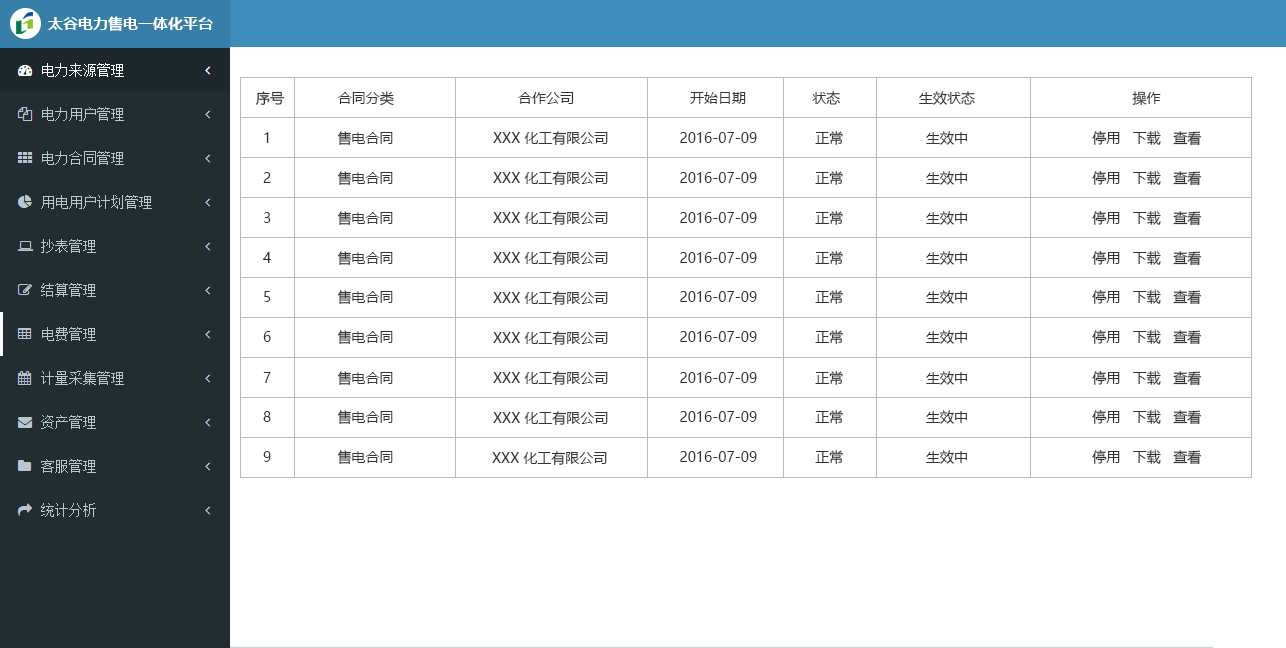
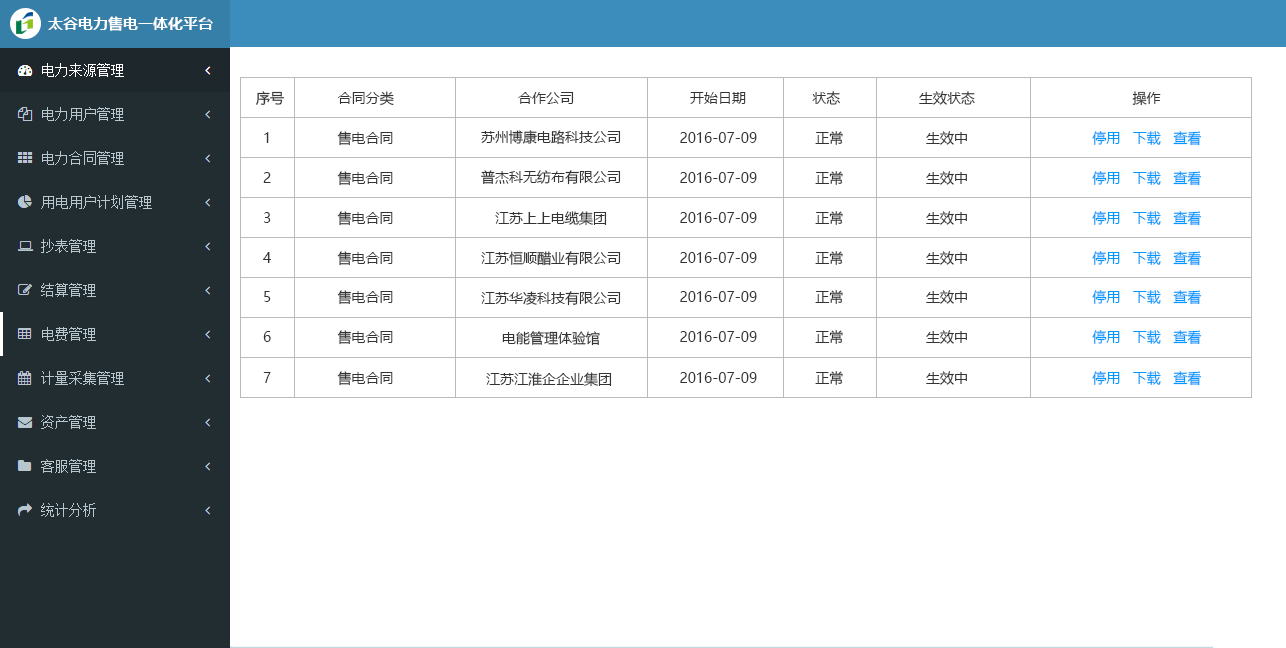
Layer changes from the first 1286x648 image to the second:
removed layer "9 售电合同" from group "wenzi" over bbox(263, 450, 1202, 465)
removed layer "8 售电合同" from group "wenzi" over bbox(263, 410, 1202, 425)
added group "公司名称" with 7 layers in group "wenzi" over bbox(481, 130, 621, 387)
added layer "江苏江淮企企业集团" in group "公司名称" over bbox(486, 372, 612, 387)
added layer "江苏华凌科技有限公司" in group "公司名称" over bbox(481, 291, 621, 306)
added layer "江苏恒顺醋业有限公司" in group "公司名称" over bbox(481, 251, 621, 266)
added layer "江苏上上电缆集团" in group "公司名称" over bbox(495, 211, 607, 226)
added layer "普杰科无纺布有限公司" in group "公司名称" over bbox(481, 170, 621, 185)
added layer "苏州博康电路科技公司" in group "公司名称" over bbox(481, 130, 621, 145)
painted on "7 售电合同" over bbox(1092, 371, 1202, 386)
painted on "6 售电合同" over bbox(1092, 330, 1202, 345)
painted on "5 售电合同" over bbox(1092, 290, 1202, 305)
painted on "4 售电合同" over bbox(1092, 251, 1202, 266)
painted on "3 售电合同" over bbox(1092, 211, 1202, 226)
painted on "2 售电合同" over bbox(1092, 171, 1202, 186)
removed layer "XXX 化工有限公司 拷贝 8" from group "wenzi" over bbox(492, 451, 607, 466)
removed layer "XXX 化工有限公司 拷贝 7" from group "wenzi" over bbox(493, 411, 608, 426)
removed layer "XXX 化工有限公司 拷贝 6" from group "wenzi" over bbox(493, 371, 608, 386)
removed layer "XXX 化工有限公司 拷贝 5" from group "wenzi" over bbox(493, 331, 608, 346)
removed layer "XXX 化工有限公司 拷贝 4" from group "wenzi" over bbox(493, 291, 608, 306)
removed layer "XXX 化工有限公司 拷贝 3" from group "wenzi" over bbox(493, 251, 608, 266)
removed layer "XXX 化工有限公司 拷贝 2" from group "wenzi" over bbox(493, 211, 608, 226)
removed layer "XXX 化工有限公司 拷贝" from group "wenzi" over bbox(493, 171, 608, 186)
removed layer "XXX 化工有限公司" from group "wenzi" over bbox(493, 131, 608, 146)
…and 12 more changes (1 added, 9 painted, 2 removed)
